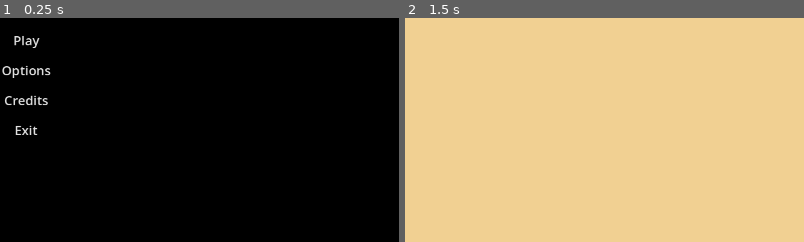
Above: before the commit, frames 1-2 (left to right).
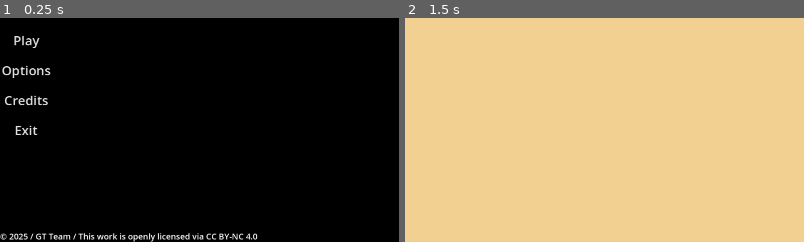
Above: after the commit, the same moments.

Repository: GalaTime-Team/galatime-lost-episodes
Game: Godot game, scene res://Interface/menu.tscn
Two runs of this game, one before a commit and one after it. Both use one fixed random seed, a clock stepped at 60 frames per second and the inputs below.
Inputs:
- Up to frame 1 (0.25 s): no input
- Up to frame 2 (1.5 s): click "Play" at 0.5 s; tap Enter at 1.25 s
The pictures show only the part of the screen within x 0-50%, y 50-100%; the shares and areas given below are measured in that part.

The runs differ from the first frame. In frame 1, 1.1% of the frame differs, in the area x 0-65%, y 95-100%; in frame 2, nothing differs.

Commit message:
CC adicionado

Diff:
--- a/Interface/menu.tscn
+++ b/Interface/menu.tscn
@@ -105,3 +105,14 @@
 [node name="TelaCreditos" parent="." instance=ExtResource("4_51dv1")]
 visible = false
 layout_mode = 1
+
+[node name="Label" type="Label" parent="."]
+layout_mode = 1
+anchors_preset = 2
+anchor_top = 1.0
+anchor_bottom = 1.0
+offset_top = -28.0
+offset_right = 560.0
+grow_vertical = 0
+theme_override_font_sizes/font_size = 20
+text = "© 2025 / GT Team / This work is openly licensed via CC BY-NC 4.0"
